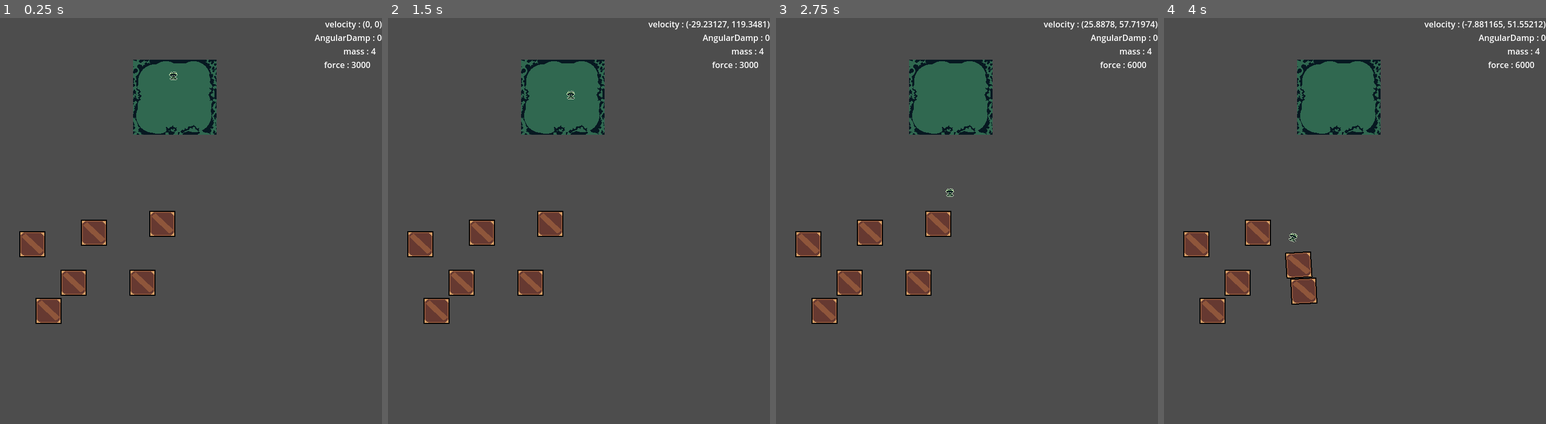
Above: before the commit, frames 1-4 (left to right).
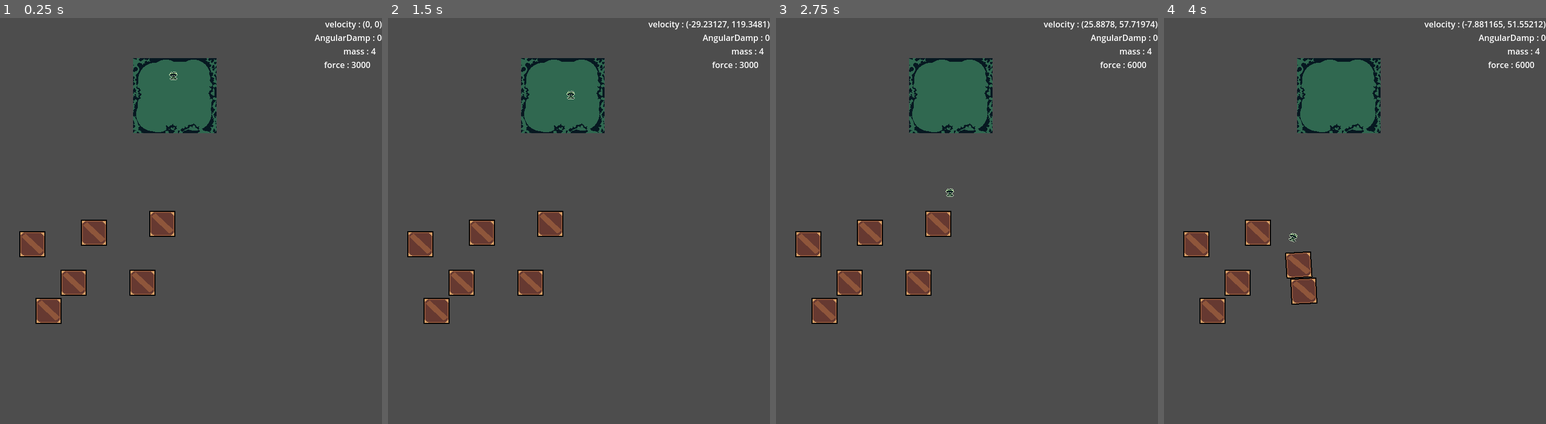
Above: after the commit, the same moments.

Repository: BozWorld/Witchy-Witch-Godot
Game: Godot game, scene res://Scene/main.tscn
The game is run twice, just before and just after one commit, with the same random seed, the same clock (stepped at 60 frames per second) and the same inputs.
Inputs (mouse positions are in pixels of both pictures, inside the frame that each line leads up to):
- Up to frame 1 (0.25 s): no input
- Up to frame 2 (1.5 s): tap Enter at 0.5 s; move the mouse to (651, 204) at 0.52 s; hold Shift 0.53-1.25 s; click (651, 204) at 0.67 s; drag from (475, 245) to (540, 310) at 1.27 s
- Up to frame 3 (2.75 s): move the mouse to (989, 135) at 2.02 s; hold Shift from 2.03 s (still down); click (989, 135) at 2.17 s
- Up to frame 4 (4 s): release Shift at 2.75 s; drag from (1316, 310) to (1213, 164) at 2.77 s; move the mouse to (1461, 290) at 3.52 s; hold Shift from 3.53 s (still down); click (1461, 290) at 3.67 s

The runs differ from the first frame. In frame 1, 0.6% of the frame differs, in the area x 34-57%, y 9-29%; in frame 2, 0.6%; in frame 3, 0.6%; in frame 4, 0.6%.

Commit message:
Save main scene

Diff:
--- a/Scene/main.tscn
+++ b/Scene/main.tscn
@@ -85,5 +85,5 @@
 
 [node name="BackgroundColorSwap-export" type="Sprite2D" parent="."]
 z_index = -5
-position = Vector2(577, 75)
+position = Vector2(577, 72)
 texture = ExtResource("4_tdvya")
